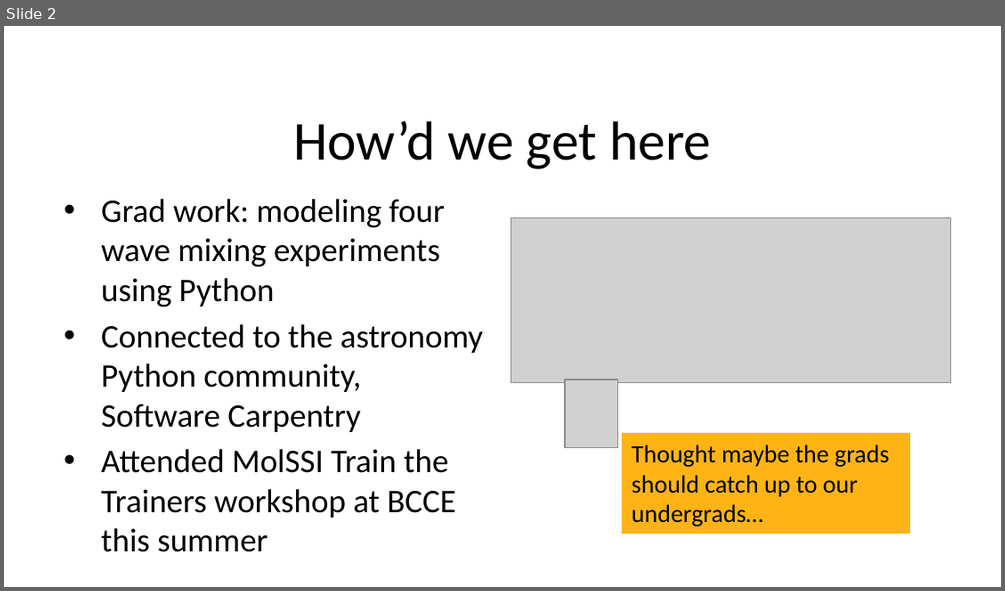
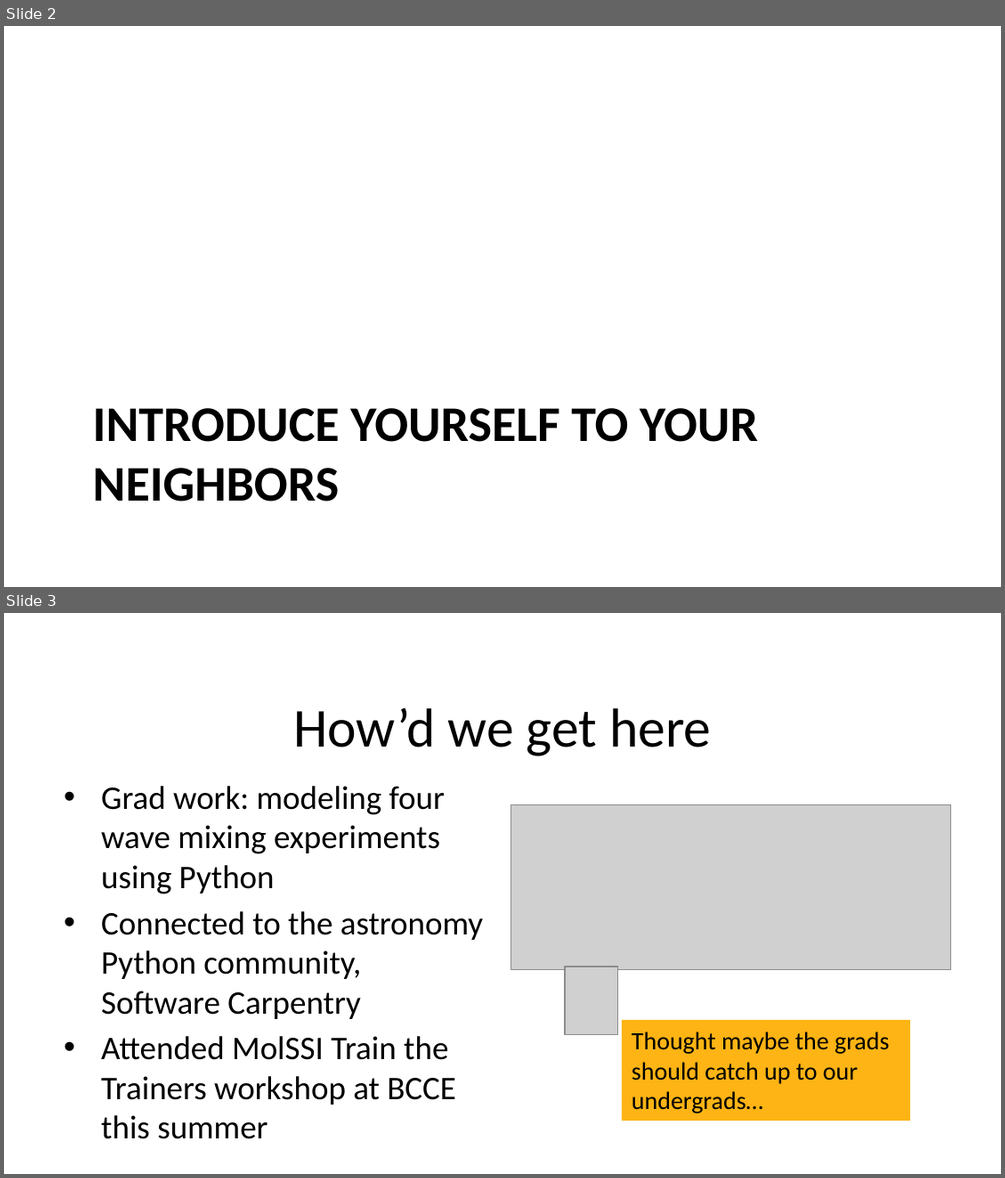
Before and after one commit to chemdrv/python-workshop, a slide deck: workshop slides.pptx. Shown one above the other, each under a label of ours: slide 2 before the commit, slides 2 and 3 after it. The pictures are 1005x591 and 1005x1178 pixels, drawn with LibreOffice and Linux fonts; fonts in the diff are those of the drawing; grey boxes stand for pictures; background and template pictures are left out. Boxes give left, top, right and bottom in pixels: in the first picture for what was removed or moved away, otherwise in the second. Text is boxed around its words. In the diff, an @@ line names an element or a change of style, - is before the commit and + after.

```diff
--- a/workshop slides.pptx
+++ b/workshop slides.pptx
@@ slide 2 added at box(4, 26, 1001, 587), background #FFFFFF @@
@@ title added at box(93, 408, 758, 501), 36 pt, text #000000, bold @@
+INTRODUCE YOURSELF TO YOUR NEIGHBORS
@@ what was slide 2 is now slide 3 @@
```
Also in this commit, not shown: 1 slide changed, 2 other slides added, 1 slide removed.
